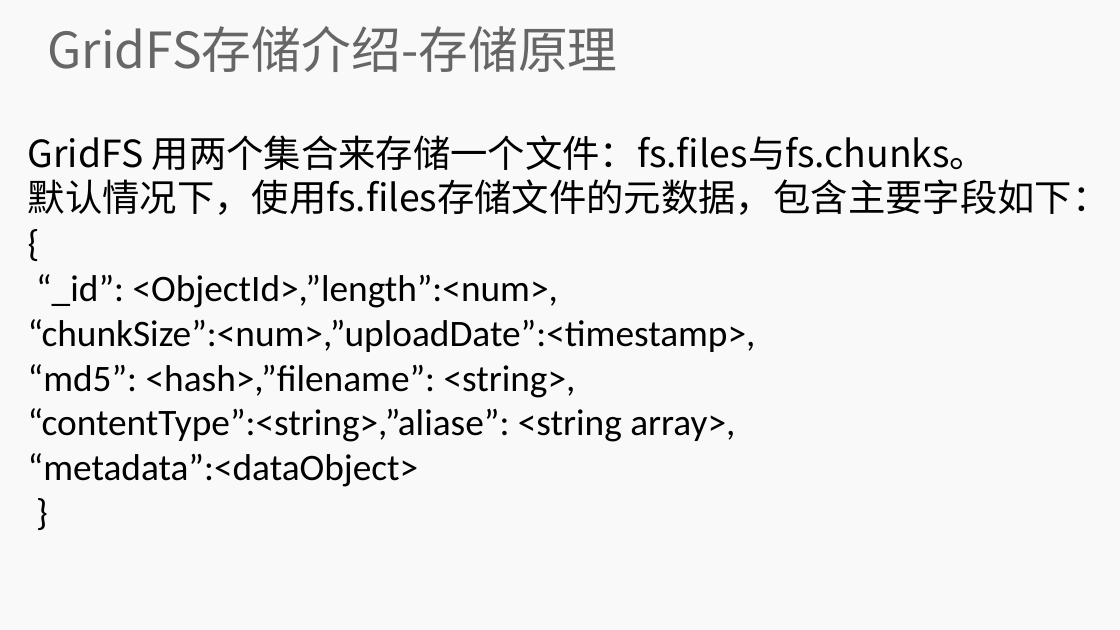
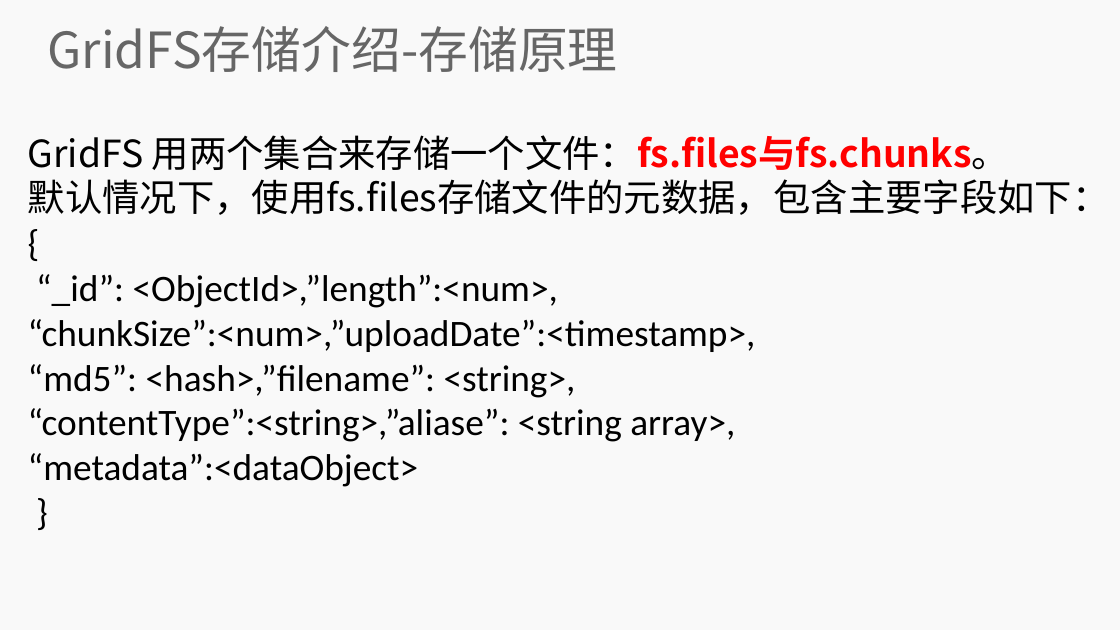
Before and after one commit to lihuanzhen2016/no-sql, a slide deck: slide 9 of PPT/11 MongoDB GridFS 文件系统.pptx. Drawn at 1120x630 pixels with LibreOffice and Linux fonts; fonts in the diff are those of the drawing; background and template pictures are left out. Boxes give left, top, right and bottom in pixels: in the first picture for what was removed or moved away, otherwise in the second. Text is boxed around its words. In the diff, an @@ line names an element or a change of style, - is before the commit and + after.

```diff
--- a/PPT/11 MongoDB GridFS 文件系统.pptx
+++ b/PPT/11 MongoDB GridFS 文件系统.pptx
@@ subtitle at [28,135,1009,170]: text colour #000000 to #FF0000, bold on in "用两个集合来存储一个文件：fs.files与fs.chunks。" @@
```
Also in this commit, not shown: 3 other slides changed.
